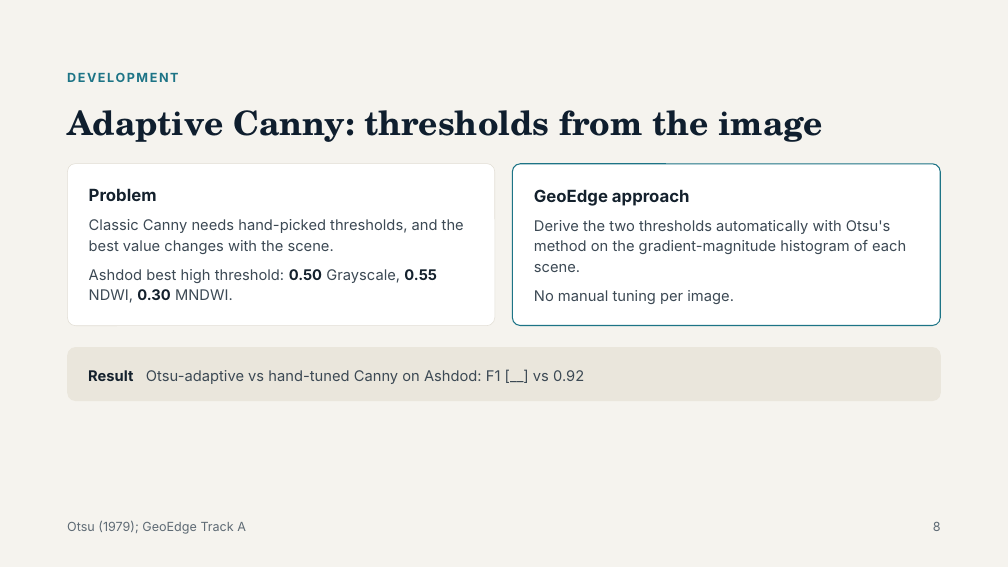
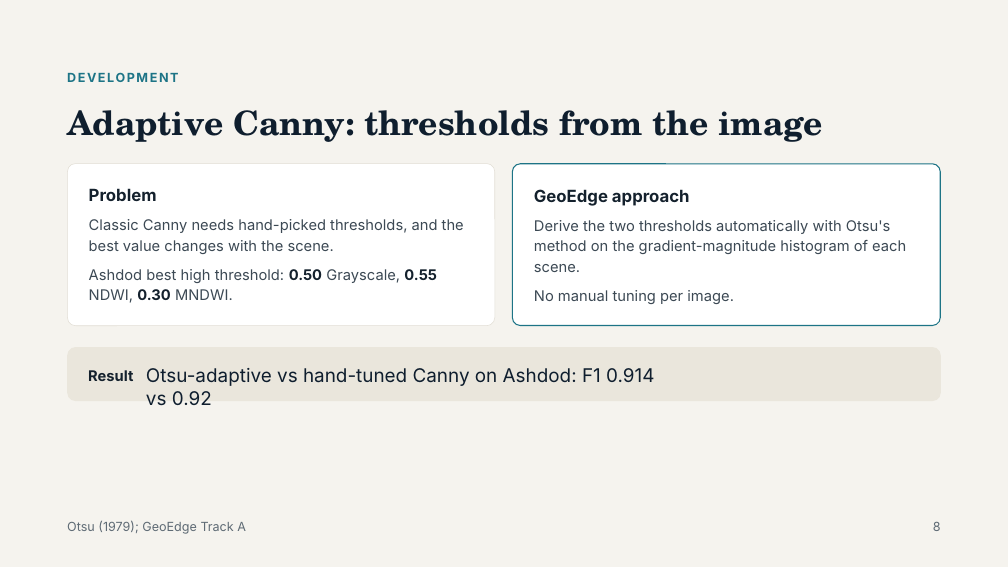
Before and after one commit to AayushmanKumar/GeoEdge, a slide deck: slide 8 of docs/presentation/Canny Edge Detection Filter Group 15 Presentation.pptx. Drawn at 1008x567 pixels with LibreOffice and Linux fonts; fonts in the diff are those of the drawing. Boxes give left, top, right and bottom in pixels: in the first picture for what was removed or moved away, otherwise in the second. Text is boxed around its words. In the diff, an @@ line names an element or a change of style, - is before the commit and + after.

Commit message:
Implement C++20 SIMD Canny core, sliding-window chunker, benchmarks, and finalize paper/slides

```diff
--- a/docs/presentation/Canny Edge Detection Filter Group 15 Presentation.pptx
+++ b/docs/presentation/Canny Edge Detection Filter Group 15 Presentation.pptx
@@ text at (x1=146, y1=368, x2=654, y2=405): text changed; size 14 to 18 pt; text colour #3C4954 to #0F1E2E @@
-Otsu-adaptive vs hand-tuned Canny on Ashdod: F1 [__] vs 0.92
+Otsu-adaptive vs hand-tuned Canny on Ashdod: F1 0.914 vs 0.92
```
Also in this commit, not shown: 3 other slides changed, 17 other files.
